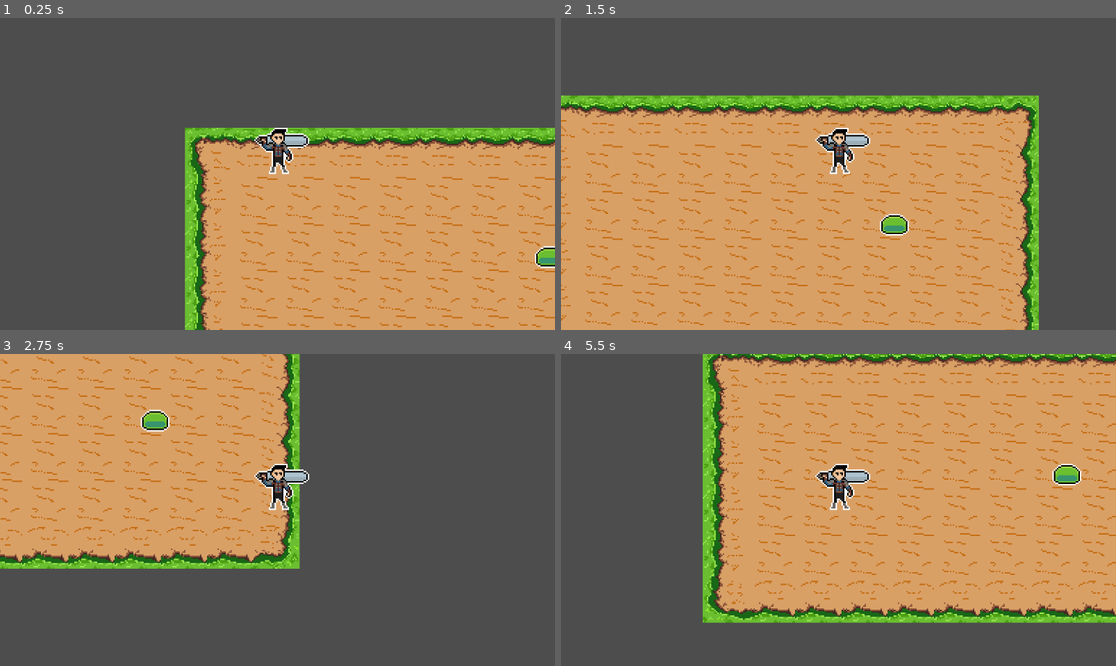
Above: before the commit, frames 1-4 (two rows, left to right).
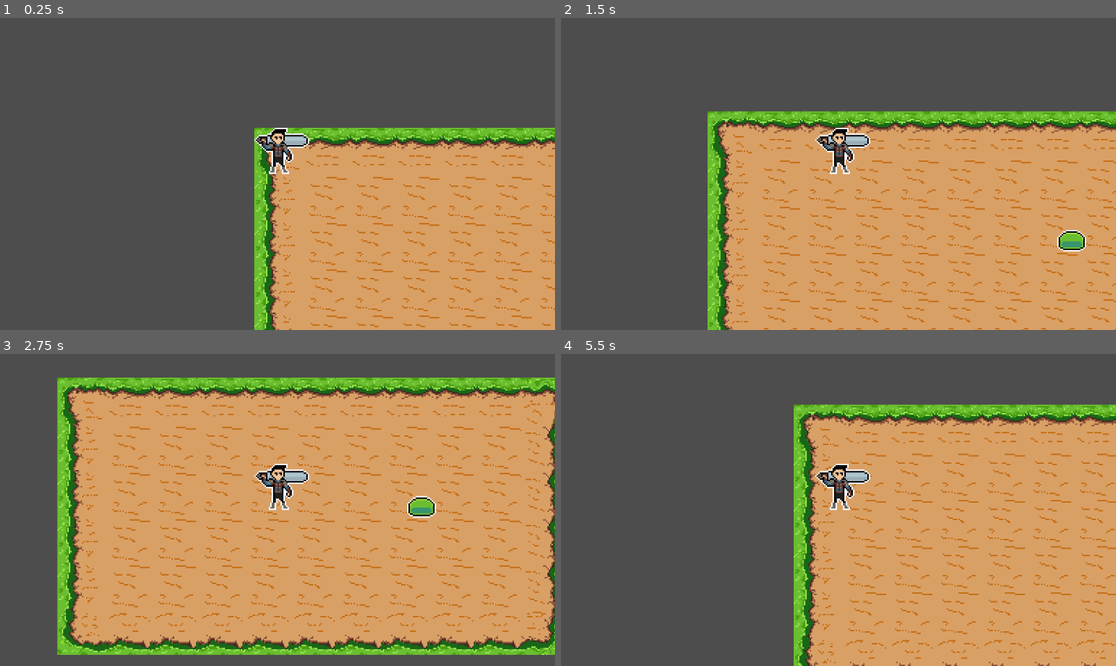
Above: after the commit, the same moments.

Repository: icecreamman232/mini-rpg
Game: Godot game, scene res://Scene/gameplay_scene.tscn
Same seed, same stepped clock (60 frames per second), same inputs: the game is played once before the commit and once after it.
Inputs:
- Up to frame 1 (0.25 s): no input
- Up to frame 2 (1.5 s): tap Enter at 0.5 s; hold D (move_right) 0.53-1.28 s; hold S (move_down) from 1.28 s (still down)
- Up to frame 3 (2.75 s): release S (move_down) at 2.03 s; hold D (move_right) from 2.03 s (still down)
- Up to frame 4 (5.5 s): release D (move_right) at 2.78 s; hold W (move_up) 2.78-3.53 s; hold A (move_left) 3.53-5.03 s; hold S (move_down) from 5.03 s (still down)

The runs differ from the first frame. In frame 1, 16% of the frame differs, in the area x 33-100%, y 35-100%; in frame 2, 45%; in frame 3, 73%, in the area x 0-100%, y 0-97%; in frame 4, 44%.

Commit message:
Update tilemap + player

Diff:
--- a/mini-rpg-project/Scene/gameplay_scene.tscn
+++ b/mini-rpg-project/Scene/gameplay_scene.tscn
@@ -7,6 +7,7 @@
 [node name="GameplayScene" type="Node2D"]
 
 [node name="Player" parent="." instance=ExtResource("1_ydmtd")]
+position = Vector2(-48, 0)
 
 [node name="Slime" parent="." instance=ExtResource("2_ydmtd")]
 position = Vector2(188, 57)
--- a/mini-rpg-project/Script/Player/player_movement.gd
+++ b/mini-rpg-project/Script/Player/player_movement.gd
@@ -6,7 +6,7 @@
 @export var move_speed:float
 @export var moving_state:MOVING_STATE
 
-const cell_size:float = 32
+const cell_size:float = 16
 var next_pos:Vector2
 var prev_pos:Vector2
 var lerpValue:float
